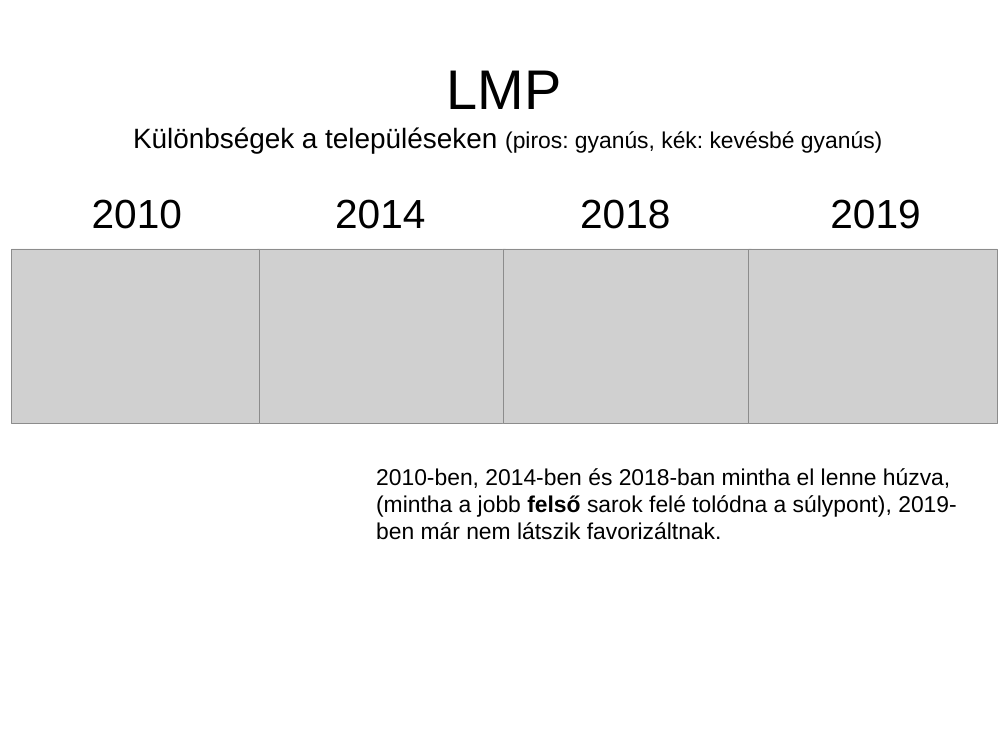
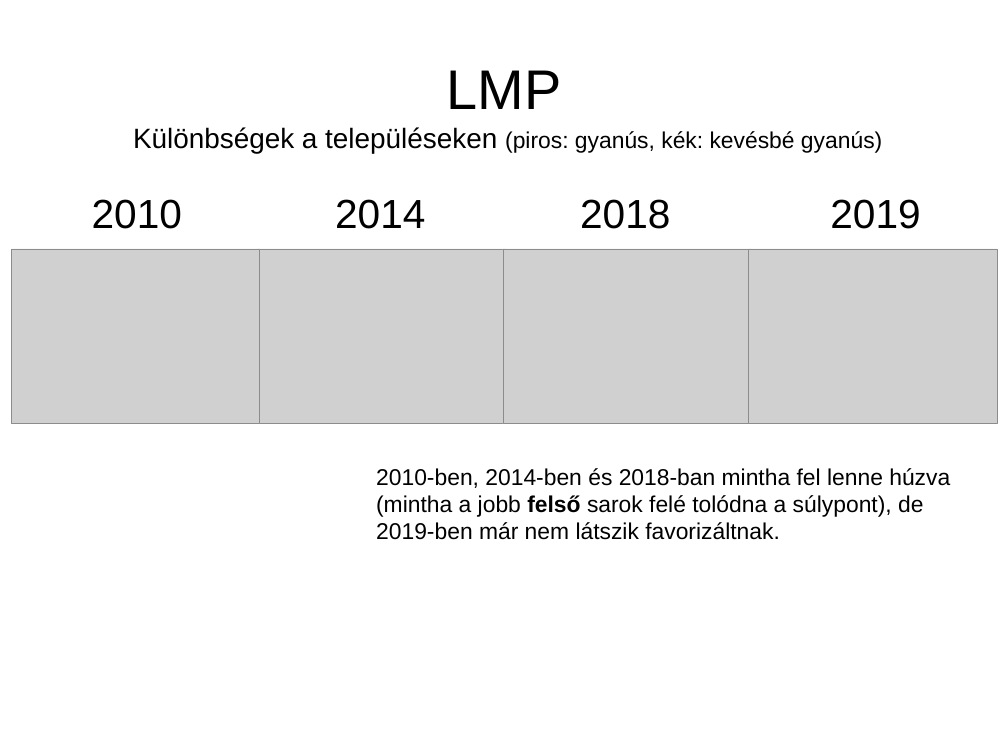
Before and after one commit to brezniczky/ep_elections_2019_hun, a slide deck: slide 28 of slides/hun/EDITED VERSION A 2018-2019-es választásokról dióhéjban.pptx. Drawn at 1008x756 pixels with LibreOffice and Linux fonts; fonts in the diff are those of the drawing; grey boxes stand for pictures. Boxes give left, top, right and bottom in pixels: in the first picture for what was removed or moved away, otherwise in the second. Text is boxed around its words. In the diff, an @@ line names an element or a change of style, - is before the commit and + after.

```diff
--- a/slides/hun/EDITED VERSION A 2018-2019-es választásokról dióhéjban.pptx
+++ b/slides/hun/EDITED VERSION A 2018-2019-es választásokról dióhéjban.pptx
@@ text at [376,468,950,540]: text changed @@
-2010-ben, 2014-ben és 2018-ban mintha el lenne húzva, (mintha a jobb felső sarok felé tolódna a súlypont), 2019-ben már nem látszik favorizáltnak.
+2010-ben, 2014-ben és 2018-ban mintha fel lenne húzva (mintha a jobb felső sarok felé tolódna a súlypont), de 2019-ben már nem látszik favorizáltnak.
```
Also in this commit, not shown: 10 other slides changed.
